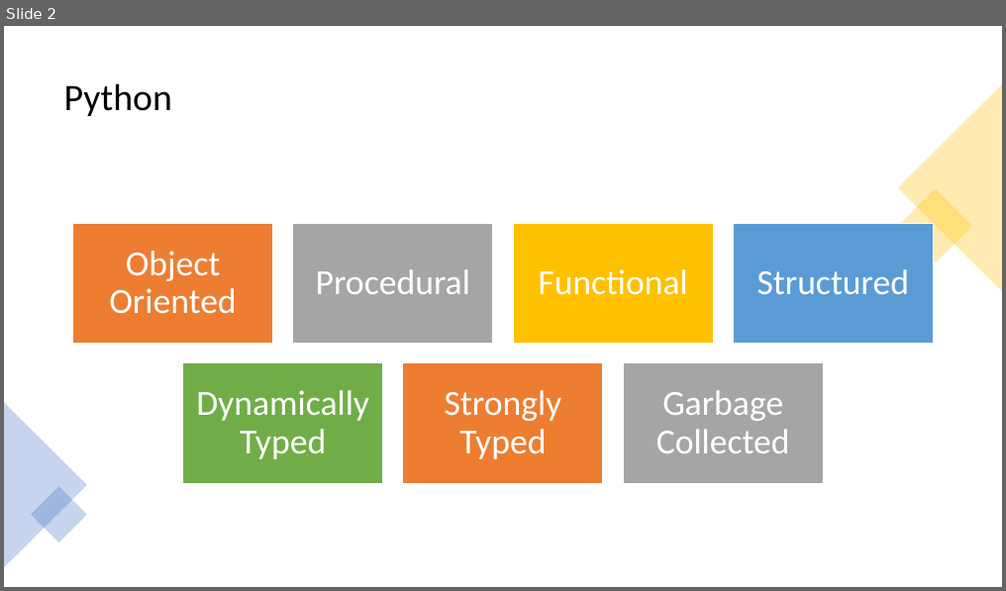
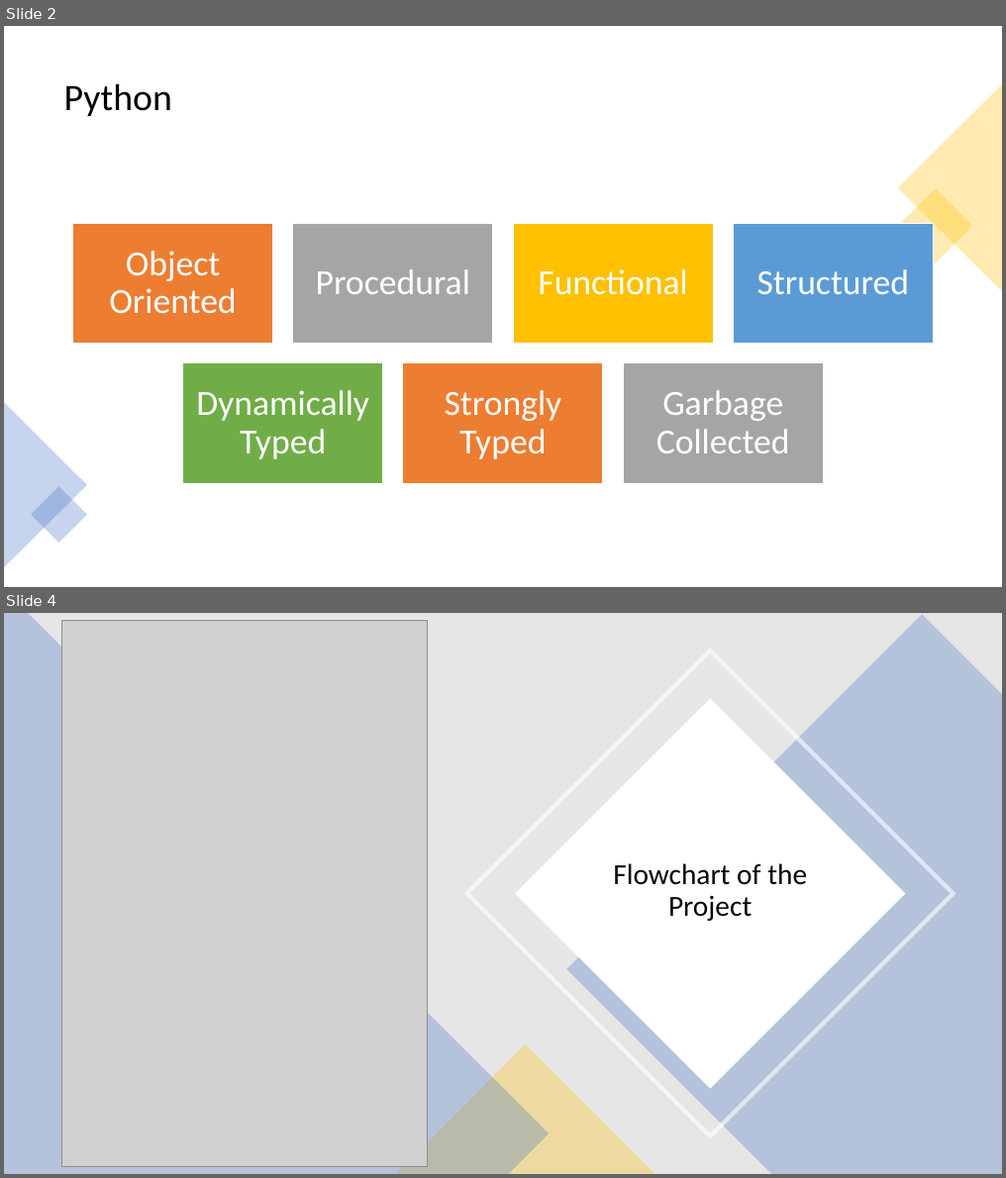
Before and after one commit to MaxLiorCo/Tasks_Back_End, a slide deck: Project Presentation Slides.pptx. Shown one above the other, each under a label of ours: slide 2 before the commit, slides 2 and 4 after it; the slides between them are not shown. The pictures are 1006x591 and 1006x1178 pixels, drawn with LibreOffice and Linux fonts; fonts in the diff are those of the drawing; grey boxes stand for pictures. Boxes give left, top, right and bottom in pixels: in the first picture for what was removed or moved away, otherwise in the second. Text is boxed around its words. In the diff, an @@ line names an element or a change of style, - is before the commit and + after.

```diff
--- a/Project Presentation Slides.pptx
+++ b/Project Presentation Slides.pptx
@@ slide 4 added at bbox=[4, 613, 1002, 1174], background #FFFFFF @@
@@ rectangle added at bbox=[4, 613, 1002, 1174], fill #E7E6E6 @@
@@ freeform shape added at bbox=[4, 613, 549, 1174], fill #4472C4 at 30% opacity @@
@@ picture added at bbox=[61, 621, 428, 1166] @@
@@ freeform shape added at bbox=[567, 614, 1002, 1174], fill #4472C4 at 30% opacity @@
@@ frame added at bbox=[464, 648, 956, 1141], fill #FFFFFF at 60% opacity @@
@@ rectangle added at bbox=[515, 699, 906, 1089], fill #FFFFFF @@
@@ text added at bbox=[613, 863, 807, 921], 28 pt, text #080808 @@
+Flowchart of the Project
@@ triangle added at bbox=[395, 1045, 655, 1174], fill #FFC000 at 30% opacity @@
```
Also in this commit, not shown: 1 slide changed, 2 other files.
